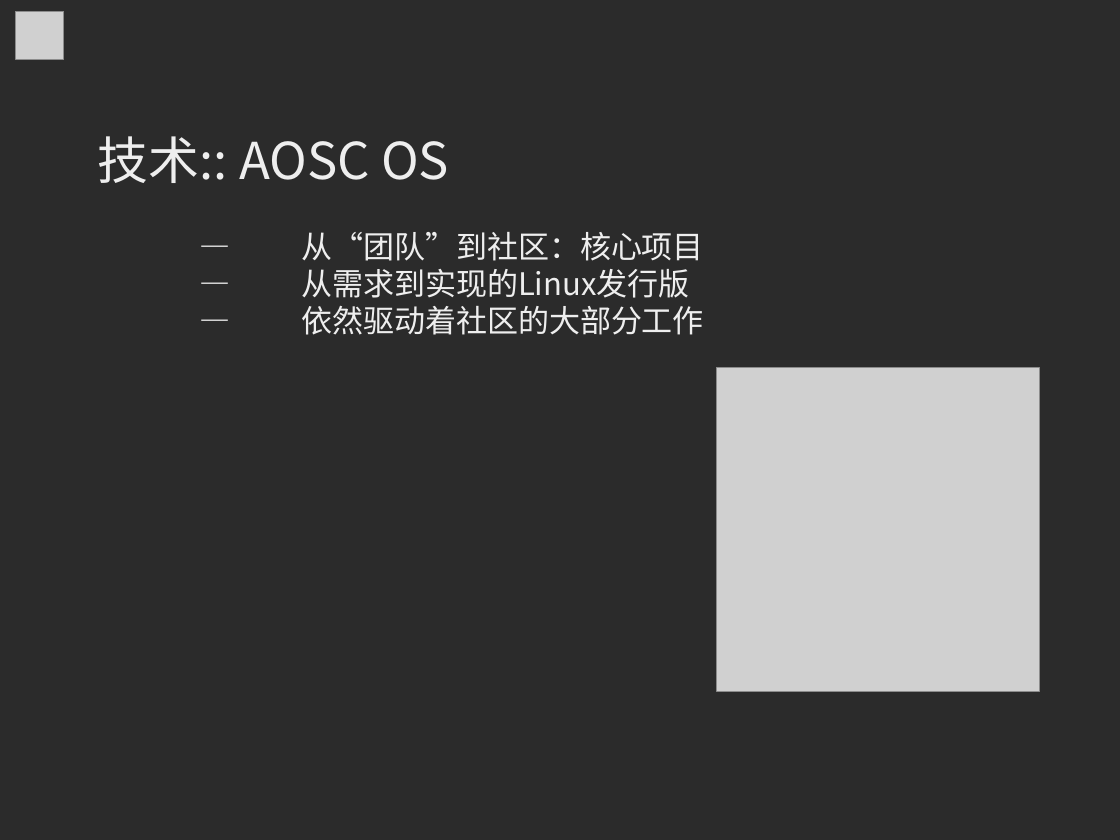
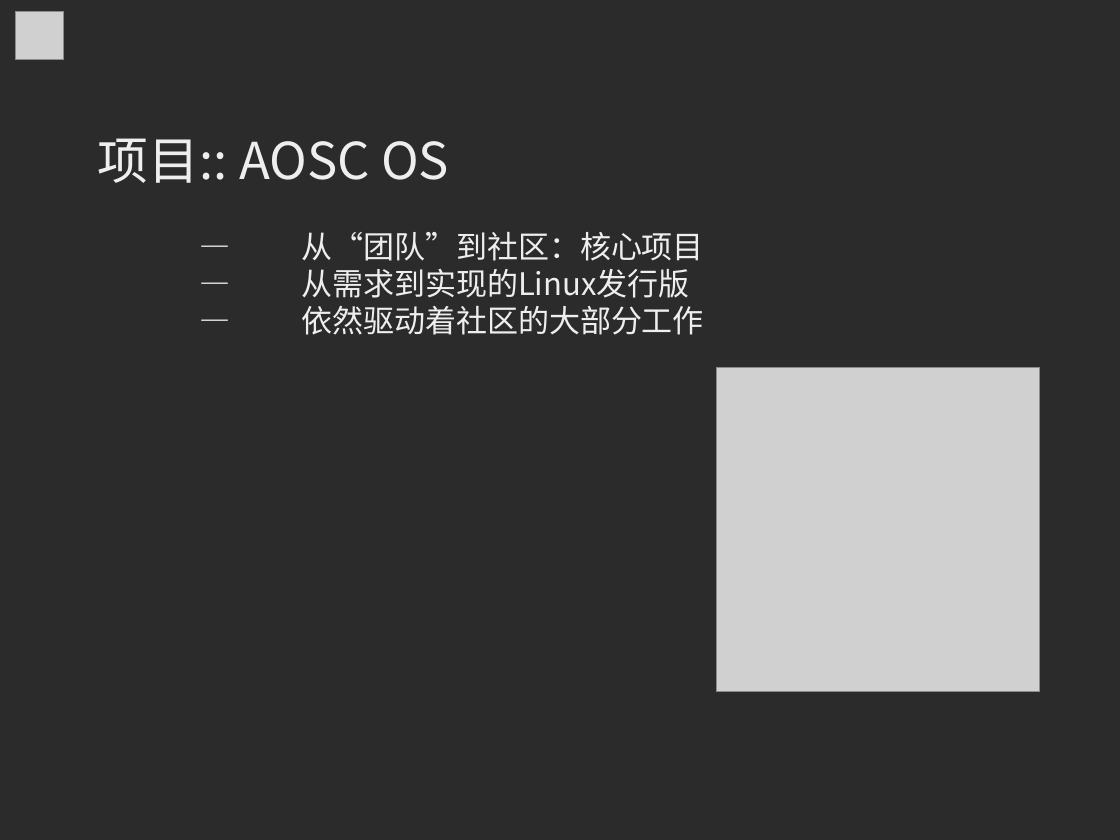
Before and after one commit to MingcongBai/soscon-2018-talk, a slide deck: slide 10 of slide.odp. Drawn at 1120x840 pixels with LibreOffice and Linux fonts; fonts in the diff are those of the drawing; grey boxes stand for pictures; background and template pictures are left out; a plain dark background stands for a picture behind light text. Boxes give left, top, right and bottom in pixels: in the first picture for what was removed or moved away, otherwise in the second. Text is boxed around its words. In the diff, an @@ line names an element or a change of style, - is before the commit and + after.

```diff
--- a/slide.odp
+++ b/slide.odp
@@ text at bbox=[98, 138, 449, 183]: text changed @@
-技术:: AOSC OS
+项目:: AOSC OS
```
Also in this commit, not shown: 7 other slides changed.
